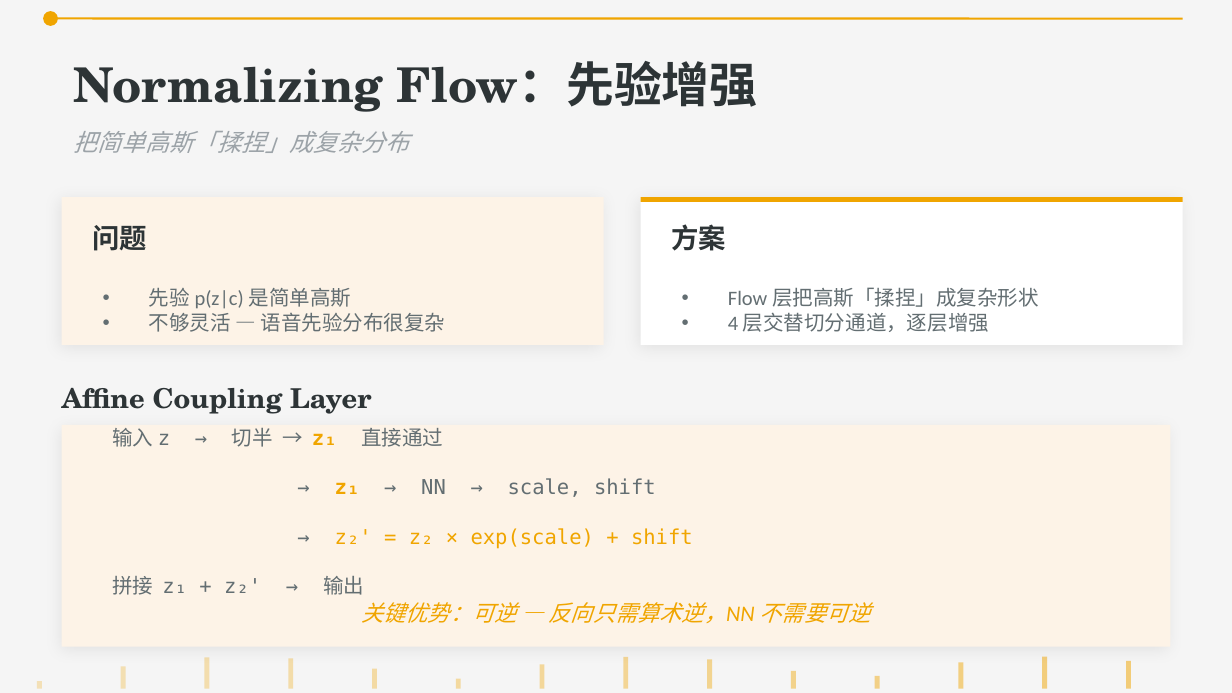
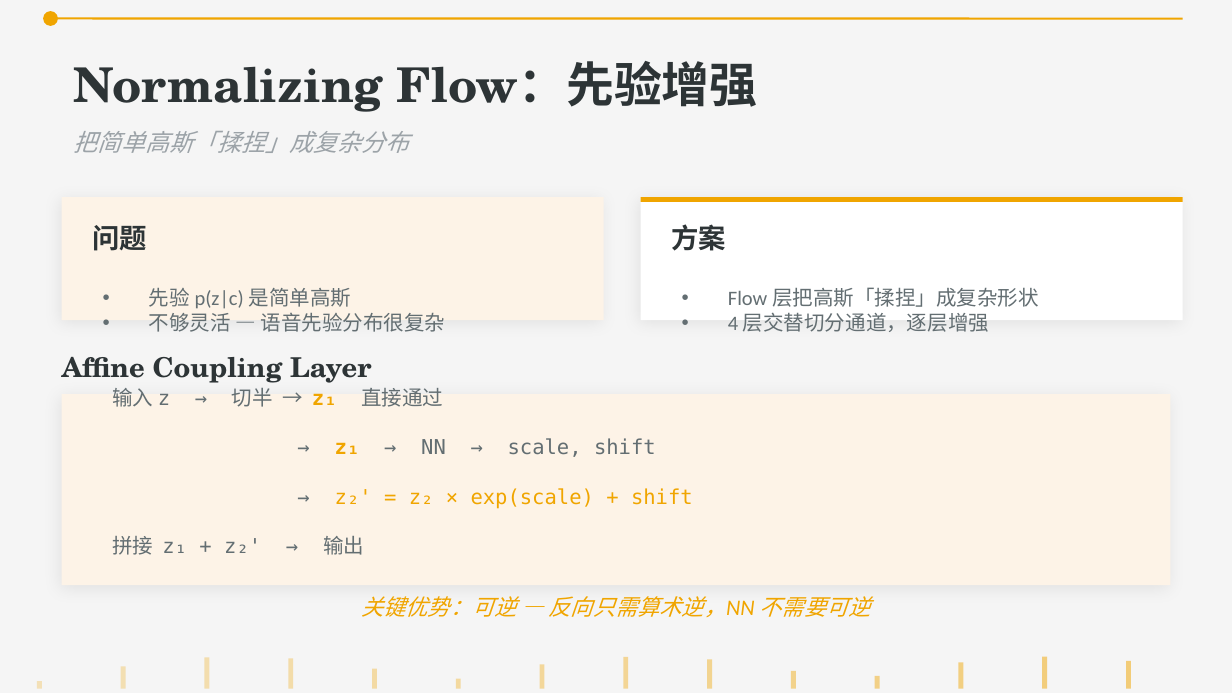
Before and after one commit to Dlight160/LearnTTS, a slide deck: slide 19 of TTS_Talk_SignalFlow.pptx. Drawn at 1232x693 pixels with LibreOffice and Linux fonts; fonts in the diff are those of the drawing. Boxes give left, top, right and bottom in pixels: in the first picture for what was removed or moved away, otherwise in the second. Text is boxed around its words. In the diff, an @@ line names an element or a change of style, - is before the commit and + after.

```diff
--- a/TTS_Talk_SignalFlow.pptx
+++ b/TTS_Talk_SignalFlow.pptx
@@ rectangle: place and size @@
-rectangle at (62, 197, 604, 345)
+rectangle at (62, 197, 604, 320)
@@ rectangle: place and size @@
-rectangle at (641, 197, 1183, 345)
+rectangle at (641, 197, 1183, 320)
@@ text "Affine Coupling Layer": place and size @@
-text "Affine Coupling Layer" at (62, 388, 371, 414)
+text "Affine Coupling Layer" at (62, 357, 371, 383)
@@ text "输入 z → 切半 → ...": place and size @@
-text "输入 z → 切半 → ..." at (112, 428, 693, 595)
+text "输入 z → 切半 → ..." at (112, 388, 693, 555)
@@ rectangle: place and size @@
-rectangle at (62, 425, 1170, 647)
+rectangle at (62, 394, 1170, 585)
@@ text "关键优势：可逆 — 反向只需算术逆，NN 不需要可逆": place and size @@
-text "关键优势：可逆 — 反向只需算术逆，NN 不需要可逆" at (361, 602, 871, 623)
+text "关键优势：可逆 — 反向只需算术逆，NN 不需要可逆" at (361, 596, 871, 617)
```
Also in this commit, not shown: 6 other slides changed, 3 other files.
